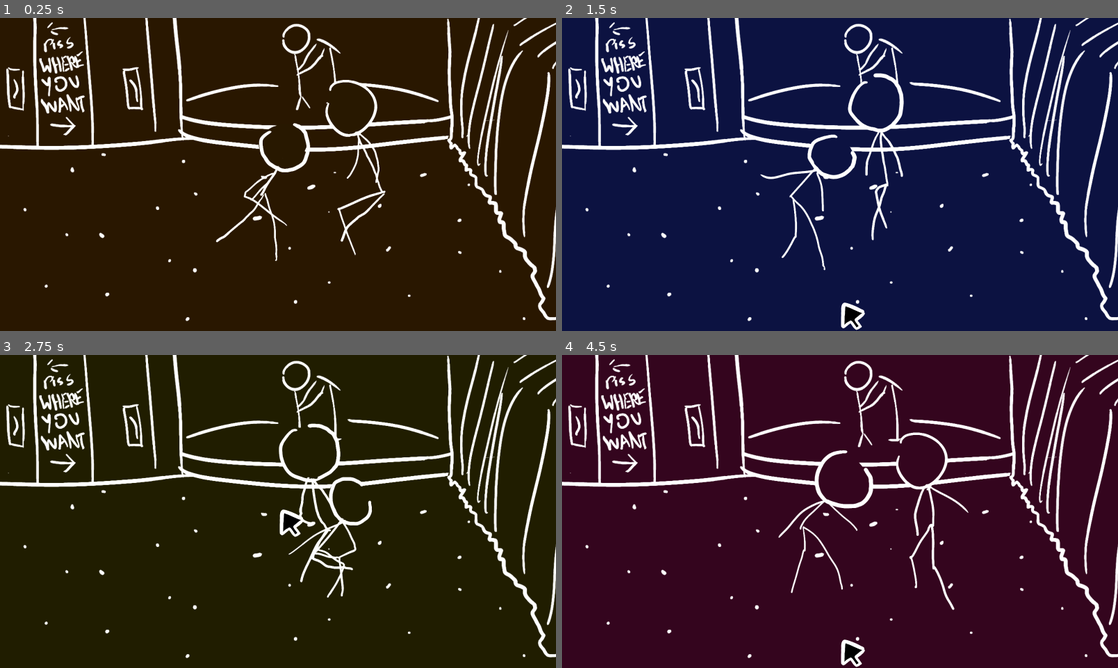
Above: before the commit, frames 1-4 (two rows, left to right).
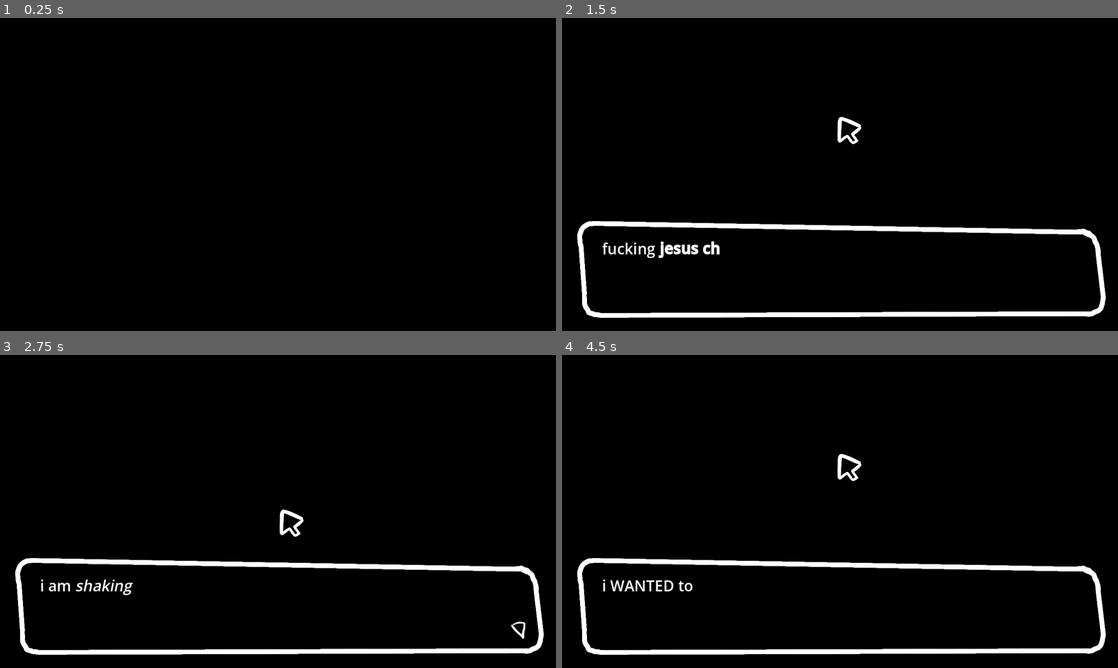
Above: after the commit, the same moments.

Repository: MarmadileManteater/Anxiety-Game
Game: Godot game, scene res://scenes/global/global.tscn
Two runs of this game, one before a commit and one after it. Both use one fixed random seed, a clock stepped at 60 frames per second and the inputs below.
Inputs (mouse positions are in pixels of both pictures, inside the frame that each line leads up to; where the layout moved, square brackets give the same spot in the first picture):
- Up to frame 1 (0.25 s): no input
- Up to frame 2 (1.5 s): click (840, 174) at 0.5 s; click (840, 118) [840, 302] at 1.25 s
- Up to frame 3 (2.75 s): click (278, 511) at 2 s
- Up to frame 4 (4.5 s): click (840, 455) [840, 639] at 2.75 s; click (840, 511) at 3.5 s; click (840, 455) [840, 639] at 4.25 s

The runs differ from the first frame. In frame 1, 100% of the frame differs, in the area x 0-100%, y 0-100%; in frame 2, 100%; in frame 3, 100%; in frame 4, 100%.

Commit message:
Don't reset cursor when backing multiple times

Diff:
--- a/project/scenes/global/global.gd
+++ b/project/scenes/global/global.gd
@@ -29,7 +29,8 @@
 	$Cursor.play("default")
 
 func load_screen(screen_name: String, save_history: bool = true):
-	_on_mouse_direction_mouseoff()
+	if save_history or screen_history.size() == 0:
+		_on_mouse_direction_mouseoff()
 	if current_screen != null:
 		if save_history:
 			screen_history.push_back(current_screen_name)
--- a/project/scenes/global/global.tscn
+++ b/project/scenes/global/global.tscn
@@ -125,6 +125,7 @@
 
 [node name="Node2D" type="Node2D" unique_id=1004355027]
 script = ExtResource("1_pt2l8")
+start_screen = "outside"
 
 [node name="Button" type="Button" parent="." unique_id=973187671]
 offset_right = 1372.0
--- a/project/scenes/the_pit/the_pit.gd
+++ b/project/scenes/the_pit/the_pit.gd
@@ -4,6 +4,7 @@
 func _ready() -> void:
 	if time != Helpers.Stage.Early:
 		background_animation_player.play("modulate")
+		$Dancers.set_modulate_timestamp(background_animation_player.current_animation_position)
 		Helpers.set_interval(
 			func ():
 				$Dancers.set_modulate_timestamp(background_animation_player.current_animation_position)
